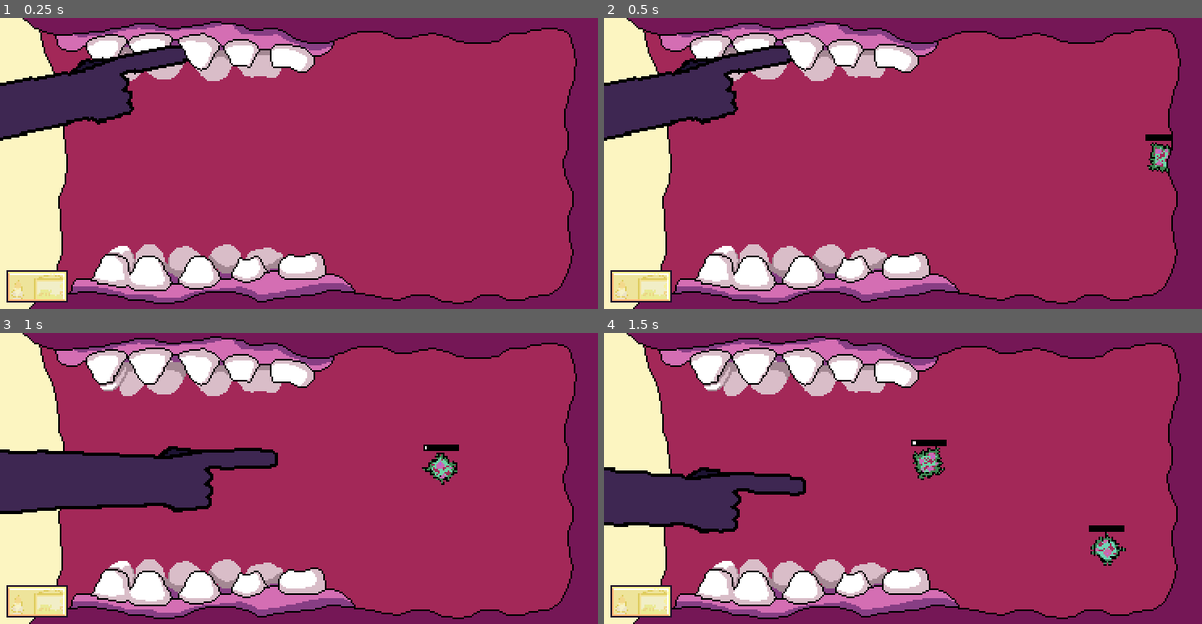
Above: before the commit, frames 1-4 (two rows, left to right).
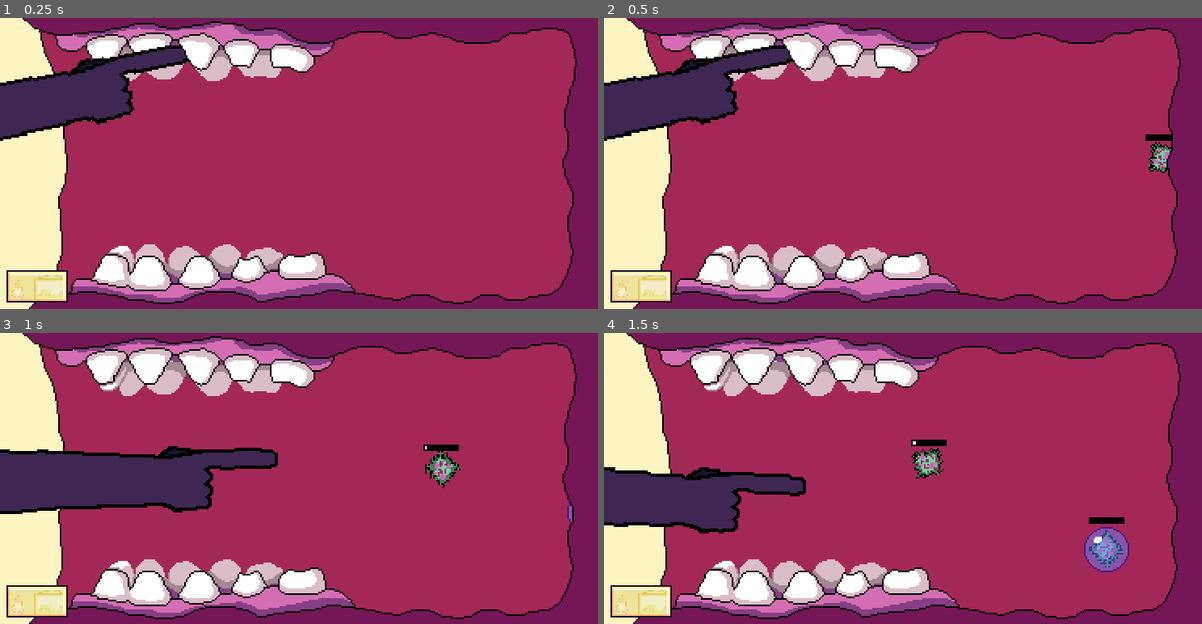
Above: after the commit, the same moments.

Repository: mOtHNOg/Godot-Wild-Jam--35
Game: Godot game, scene res://scenes/SceneManager.tscn
Two runs of this game, one before a commit and one after it. Both use one fixed random seed, a clock stepped at 60 frames per second and the inputs below. Sound files missing from this copy of the repository are replaced by a short silence.
Inputs (mouse positions are in pixels of both pictures, inside the frame that each line leads up to):
- Up to frame 1 (0.25 s): no input
- Up to frame 2 (0.5 s): no input
- Up to frame 3 (1 s): move the mouse to (430, 463) at 0.52 s; hold Right (right) from 0.53 s (still down); hold W (up) from 0.53 s (still down); click (430, 463) at 0.6 s
- Up to frame 4 (1.5 s): keep holding Right (right); move the mouse to (783, 493) at 1.27 s; release W (up) at 1.28 s; tap W (up) at 1.35 s

Frame 1 is identical in both runs. In frame 2, 0.2% of the frame differs, in the area x 90-95%, y 42-54%; in frame 3, 0.3%; in frame 4, 1.4%, in the area x 51-88%, y 38-83%.

Commit message:
sounds for wall objects and switch scene button

Diff:
--- a/project.godot
+++ b/project.godot
@@ -53,6 +53,10 @@
 
 [input]
 
+ui_accept={
+"deadzone": 0.5,
+"events": [  ]
+}
 up={
 "deadzone": 0.5,
 "events": [ Object(InputEventKey,"resource_local_to_scene":false,"resource_name":"","device":0,"alt":false,"shift":false,"control":false,"meta":false,"command":false,"pressed":false,"scancode":87,"unicode":0,"echo":false,"script":null)
--- a/scenes/Bacteria.tscn
+++ b/scenes/Bacteria.tscn
@@ -111,7 +111,6 @@
 [node name="BacteriaSprite" type="AnimatedSprite" parent="."]
 material = SubResource( 6 )
 frames = SubResource( 4 )
-frame = 1
 playing = true
 
 [node name="Shield" type="Area2D" parent="."]
--- a/scenes/SceneManager.tscn
+++ b/scenes/SceneManager.tscn
@@ -6,6 +6,7 @@
 [ext_resource path="res://assets/art/ui/to wall button/normal.png" type="Texture" id=4]
 [ext_resource path="res://assets/art/ui/to wall button/hover.png" type="Texture" id=5]
 [ext_resource path="res://assets/art/ui/to wall button/pressed.png" type="Texture" id=6]
+[ext_resource path="res://assets/sound/sfx/button click.wav" type="AudioStream" id=7]
 
 [node name="SceneManager" type="Node"]
 script = ExtResource( 3 )
@@ -39,4 +40,10 @@
 
 [node name="Mouth" parent="." instance=ExtResource( 1 )]
 
+[node name="SFX" type="Node" parent="."]
+
+[node name="Click" type="AudioStreamPlayer" parent="SFX"]
+stream = ExtResource( 7 )
+volume_db = 4.0
+
 [connection signal="pressed" from="CanvasLayer/UI/ViewSwitchButton" to="." method="_on_ViewSwitchButton_pressed"]
--- a/scenes/ScreenFlash.tscn
+++ b/scenes/ScreenFlash.tscn
@@ -2,7 +2,9 @@
 
 [ext_resource path="res://scripts/ScreenFlash.gd" type="Script" id=1]
 
-[node name="ScreenFlash" type="CanvasLayer"]
+[node name="ScreenFlash" type="CanvasLayer" groups=[
+"screen_flash",
+]]
 script = ExtResource( 1 )
 
 [node name="ColorRect" type="ColorRect" parent="."]
--- a/scenes/Wall.tscn
+++ b/scenes/Wall.tscn
@@ -7,14 +7,14 @@
 [ext_resource path="res://assets/art/backgrounds/wall stuff/painting.png" type="Texture" id=5]
 [ext_resource path="res://scenes/WallObject.tscn" type="PackedScene" id=6]
 
-[sub_resource type="RectangleShape2D" id=3]
+[sub_resource type="RectangleShape2D" id=1]
 extents = Vector2( 14, 24 )
 
 [sub_resource type="RectangleShape2D" id=2]
 extents = Vector2( 10, 16 )
 
-[sub_resource type="RectangleShape2D" id=1]
-extents = Vector2( 44, 34 )
+[sub_resource type="RectangleShape2D" id=3]
+extents = Vector2( 43, 27.5 )
 
 [sub_resource type="RectangleShape2D" id=4]
 extents = Vector2( 59.5, 3 )
@@ -78,8 +78,8 @@
 texture = ExtResource( 5 )
 
 [node name="CollisionShape2D" type="CollisionShape2D" parent="Objects/Painting"]
-position = Vector2( 0, 31.5 )
-shape = SubResource( 1 )
+position = Vector2( 0, 38 )
+shape = SubResource( 3 )
 
 [node name="Shelf" type="StaticBody2D" parent="."]
 position = Vector2( 107.5, 100 )
--- a/scenes/WallObject.tscn
+++ b/scenes/WallObject.tscn
@@ -1,6 +1,8 @@
-[gd_scene load_steps=2 format=2]
+[gd_scene load_steps=4 format=2]
 
 [ext_resource path="res://scripts/WallObject.gd" type="Script" id=1]
+[ext_resource path="res://assets/sound/sfx/object pick up.wav" type="AudioStream" id=2]
+[ext_resource path="res://assets/sound/sfx/object drop.wav" type="AudioStream" id=3]
 
 [node name="WallObject" type="KinematicBody2D" groups=[
 "needs_disabling_Wall",
@@ -9,5 +11,15 @@
 collision_mask = 2
 script = ExtResource( 1 )
 
+[node name="SFX" type="Node" parent="."]
+
+[node name="PickUp" type="AudioStreamPlayer" parent="SFX"]
+stream = ExtResource( 2 )
+volume_db = -12.0
+
+[node name="Drop" type="AudioStreamPlayer" parent="SFX"]
+stream = ExtResource( 3 )
+volume_db = -3.0
+
 [connection signal="mouse_entered" from="." to="." method="_on_WallObject_mouse_entered"]
 [connection signal="mouse_exited" from="." to="." method="_on_WallObject_mouse_exited"]
--- a/scripts/Bacteria.gd
+++ b/scripts/Bacteria.gd
@@ -159,7 +159,7 @@
 
 	# uses global function to play sound elsewhere so the bacteria can get killed instantly
 	# get_parent x2 is mouth scene: Mouth > BacteriaParent > Bacteria
-	Global.play_sound(get_parent().get_parent(), "res://assets/sound/sfx/bacteria explosion.wav", -4)
+	Global.play_sound(get_parent().get_parent(), "res://assets/sound/sfx/bacteria explosion.wav", -12)
 
 	if disabled == false:
 		Global.screen_flash(Global.mouth, 0.8, Color(1, 1, 1, 0.9))
--- a/scripts/BacteriaSpawner.gd
+++ b/scripts/BacteriaSpawner.gd
@@ -10,8 +10,8 @@
 var spawn_data: Dictionary = {
 	"min_spawn_time" : 2,
 	"max_spawn_time" : 4,
-	"shielded_chance" : 0,
-	"explosive_chance" : 0
+	"shielded_chance" : 0.25,
+	"explosive_chance" : 0.25
 }
 
 var phase_2_data: Dictionary
--- a/scripts/SceneManager.gd
+++ b/scripts/SceneManager.gd
@@ -3,6 +3,7 @@
 # NODESSSSSSSSSS
 onready var transitions = $CanvasLayer/Transitions
 onready var view_switch_button = $CanvasLayer/UI/ViewSwitchButton
+onready var sfx_click = $SFX/Click
 
 var switch_view_hotkey_pressed: bool = false
 
@@ -54,6 +55,9 @@
 		view_switch_button.texture_hover = button_textures.to_mouth_hover
 		view_switch_button.texture_pressed = button_textures.to_mouth_pressed
 
+		# get rid of screen flashes when transitioning to mouth
+		get_tree().call_group("screen_flash", "queue_free")
+
 func _on_view_transition_over() -> void:
 	# enable button / hotkey
 	switch_view_hotkey_pressed = false
@@ -61,4 +65,5 @@
 
 func _on_ViewSwitchButton_pressed():
 	view_switch_button.disabled = true
+	sfx_click.play()
 	Global.view_transition(transitions, self, "_on_view_transition_covered", "_on_view_transition_over", 0.75)
--- a/scripts/WallObject.gd
+++ b/scripts/WallObject.gd
@@ -1,5 +1,10 @@
 extends KinematicBody2D
 class_name WallObject
+
+onready var sfx: Dictionary = {
+	"pick_up" : $SFX/PickUp,
+	"drop" : $SFX/Drop
+}
 
 var disabled: bool = false
 
@@ -25,13 +30,22 @@
 	else:
 		input_pickable = true
 
-	if Input.is_action_just_pressed("left_click") and mouse_entered == true and Global.picked_up_wall_object == null:
+	if Input.is_action_just_pressed("left_click") and mouse_entered == true and Global.picked_up_wall_object == null and disabled == false:
 		mouse_clicked_inside_collision = true
 		Global.picked_up_wall_object = self
 
-	elif Input.is_action_just_released("left_click"):
+		sfx.pick_up.pitch_scale = rand_range(0.833, 1.167)
+		sfx.pick_up.play()
+
+	elif Input.is_action_just_released("left_click") and disabled == false:
+
+		if Global.picked_up_wall_object != null:
+			sfx.drop.pitch_scale = rand_range(0.833, 1.167)
+			sfx.drop.play()
+
 		mouse_clicked_inside_collision = false
 		Global.picked_up_wall_object = null
+
 
 	if mouse_clicked_inside_collision == true:
 		apply_gravity = true
Not shown, changed: .mono/metadata/ide_messaging_meta.txt
Not shown, added: assets/sound/sfx/button click.wav.import
Not shown, added: assets/sound/sfx/object drop.wav.import
Not shown, added: assets/sound/sfx/object pick up.wav.import
Not shown: 1 places in scenes/SceneManager.tscn that only renumber resources
Not shown: 1 places in scenes/Wall.tscn that only renumber resources
Not shown, added: assets/sound/sfx/button click.wav
Not shown, added: assets/sound/sfx/object drop.wav
Not shown, added: assets/sound/sfx/object pick up.wav
